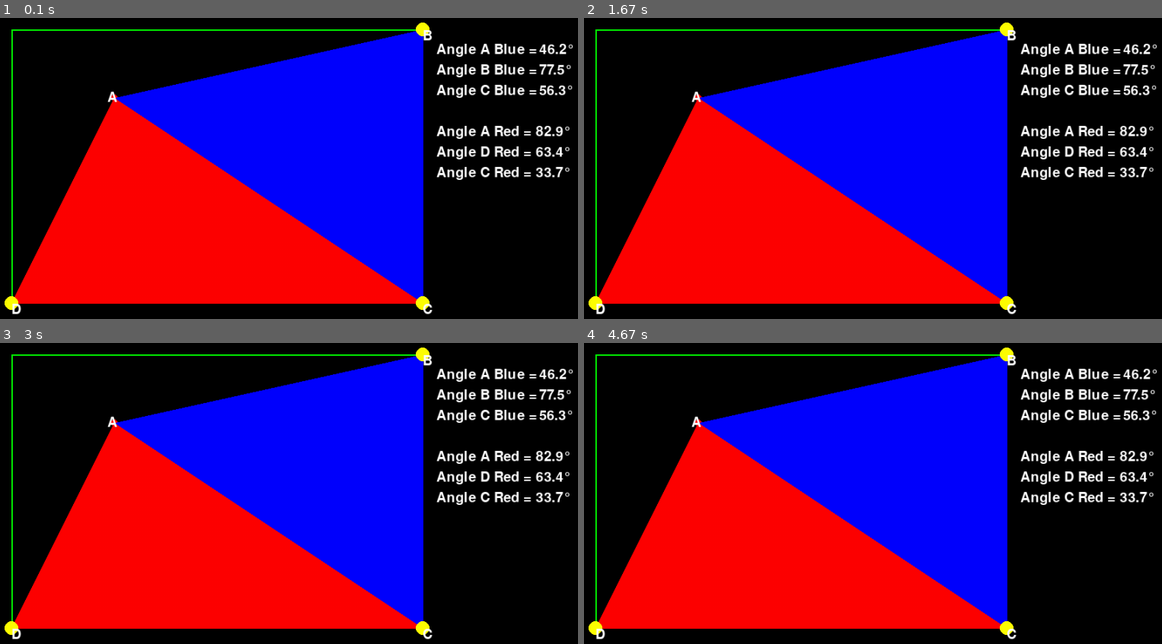
Above: before the commit, frames 1-4 (two rows, left to right).
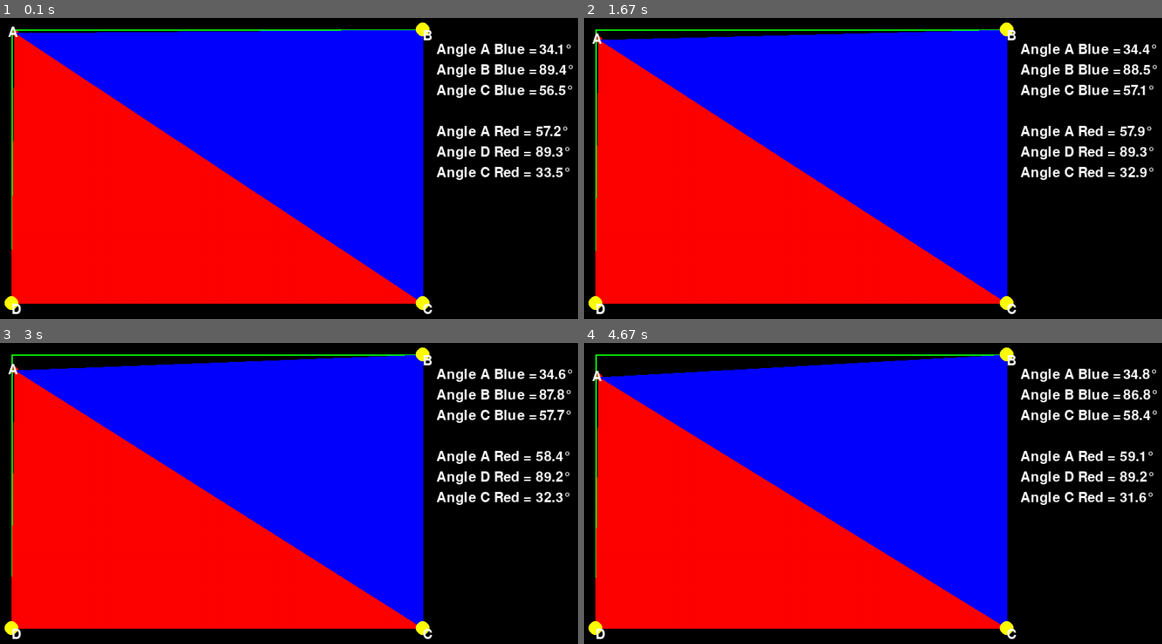
Above: after the commit, the same moments.

Repository: cs-utulsa/RoboMowerRepo
Game: pygame game, started from backend/semester2pygame.py
The game is run twice, just before and just after one commit, with the same random seed, the same clock (stepped at 60 frames per second) and the same inputs.
Inputs:
- Up to frame 1 (0.1 s): no input
- Up to frame 2 (1.67 s): no input
- Up to frame 3 (3 s): no input
- Up to frame 4 (4.67 s): no input

The runs differ from the first frame. In frame 1, 17% of the frame differs, in the area x 1-100%, y 2-94%; in frame 2, 16%; in frame 3, 16%; in frame 4, 16%.

Commit message:
Update semester2pygame.py
Signed-off-by: Tyler Tuan Tran <87620828+ttran2001@users.noreply.github.com>

Diff:
--- a/backend/semester2pygame.py
+++ b/backend/semester2pygame.py
@@ -1,5 +1,4 @@
 import math
-
 import pygame
 
 # Initialize Pygame and create a window
@@ -7,11 +6,15 @@
 screen = pygame.display.set_mode((1000, 600))
 font = pygame.font.Font(None, 30)
 
+
 # Create a dot
 dot_color = (255, 0, 0)
 dot_radius = 5
-dot_x = 200
-dot_y = 150
+dot_x = 0
+dot_y = 0
+isMaxY = False
+isMaxX = False
+
 
 # Create a rectangle to constrain the dot's movement
 constraint_rect = pygame.Rect(50, 50, 600, 400)
@@ -23,9 +26,9 @@
         if event.type == pygame.QUIT:
             running = False
 
+    """
     # Get the current state of the arrow keys
     keys = pygame.key.get_pressed()
-
     # Update the dot's position based on the arrow keys
     if keys[pygame.K_LEFT]:
         dot_x -= .25
@@ -35,6 +38,21 @@
         dot_y -= .25
     if keys[pygame.K_DOWN]:
         dot_y += .25
+    """
+
+    # Creates a snake like motion
+    if dot_x != 850 and dot_y != 450:
+        if not isMaxY:
+            dot_y += 0.10
+            if dot_y >= 450:
+                isMaxY = True
+                dot_x += 50
+        else:
+            dot_y -= 0.10
+
+            if dot_y <= 50:
+                isMaxY = False
+                dot_x += 50
 
     # constrain the dot's movement to the rectangle
     if not constraint_rect.collidepoint(dot_x, dot_y):
@@ -43,13 +61,17 @@
         dot_y = max(constraint_rect.top + dot_radius, dot_y)
         dot_y = min(constraint_rect.bottom - dot_radius, dot_y)
 
-
     # create the vectors AB, AC, BC, AD, and CD
-    AB = (dot_x - constraint_rect.topright[0], dot_y - constraint_rect.topright[1])
-    BC = (constraint_rect.bottomright[0] - constraint_rect.topright[0], constraint_rect.bottomright[1] - constraint_rect.topright[1])
-    AC = (constraint_rect.bottomright[0] - dot_x, constraint_rect.bottomright[1] - dot_y)
-    AD = (constraint_rect.bottomleft[0] - dot_x, constraint_rect.bottomleft[1] - dot_y)
-    CD = (constraint_rect.bottomright[0] - constraint_rect.bottomleft[0], constraint_rect.bottomright[1] - constraint_rect.bottomleft[1])
+    AB = (dot_x - constraint_rect.topright[0],
+          dot_y - constraint_rect.topright[1])
+    BC = (constraint_rect.bottomright[0] - constraint_rect.topright[0],
+          constraint_rect.bottomright[1] - constraint_rect.topright[1])
+    AC = (constraint_rect.bottomright[0] - dot_x,
+          constraint_rect.bottomright[1] - dot_y)
+    AD = (constraint_rect.bottomleft[0] - dot_x,
+          constraint_rect.bottomleft[1] - dot_y)
+    CD = (constraint_rect.bottomright[0] - constraint_rect.bottomleft[0],
+          constraint_rect.bottomright[1] - constraint_rect.bottomleft[1])
 
     # calculate the magnitudes of vectors
     AB_magnitude = math.sqrt(AB[0]*AB[0] + AB[1]*AB[1])
@@ -67,8 +89,8 @@
 
     # calculate the angle between the vectors
     angle_A_blue = abs(math.atan2(constraint_rect.topright[1] -
-        dot_y, constraint_rect.topright[0] - dot_x) -
-            math.atan2(constraint_rect.bottomright[1] - dot_y, constraint_rect.bottomright[0] - dot_x))
+                                  dot_y, constraint_rect.topright[0] - dot_x) -
+                       math.atan2(constraint_rect.bottomright[1] - dot_y, constraint_rect.bottomright[0] - dot_x))
     angle_A_blue = math.degrees(angle_A_blue)
 
     # calculate the dot product of the vectors
@@ -88,7 +110,6 @@
 
     angle_D_red = 180 - angle_A_red - angle_C_red
 
-
     # round the numbers to the nearest tenth
     angle_B_blue = "{:.1f}".format(angle_B_blue)
     angle_A_blue = "{:.1f}".format(angle_A_blue)
@@ -97,8 +118,6 @@
     angle_D_red = "{:.1f}".format(angle_D_red)
     angle_C_red = "{:.1f}".format(angle_C_red)
 
-
-
     # Draw the dot, the rectangle, the triangle, and the angles on the screen
     screen.fill((0, 0, 0))
     # Draw the mower as a dot
@@ -106,43 +125,54 @@
     # Draw the contraining rectangle
     pygame.draw.rect(screen, (0, 255, 0), constraint_rect, 2)
     # Draw the new triangle using the points A, B, and C
-    pygame.draw.polygon(screen, (0, 0, 255), [(dot_x, dot_y), constraint_rect.topright, constraint_rect.bottomright])
+    pygame.draw.polygon(screen, (0, 0, 255), [
+                        (dot_x, dot_y), constraint_rect.topright, constraint_rect.bottomright])
     # Draw the new triangle using the points A, C, and D
-    pygame.draw.polygon(screen, (255, 0, 0), [(dot_x, dot_y), constraint_rect.bottomright, constraint_rect.bottomleft])
-    pygame.draw.circle(screen, (255,255,0), constraint_rect.topright, 10)
-    pygame.draw.circle(screen, (255,255,0), constraint_rect.bottomright, 10)
-    pygame.draw.circle(screen, (255,255,0), constraint_rect.bottomleft, 10)
-
-
+    pygame.draw.polygon(screen, (255, 0, 0), [
+                        (dot_x, dot_y), constraint_rect.bottomright, constraint_rect.bottomleft])
+    pygame.draw.circle(screen, (255, 255, 0), constraint_rect.topright, 10)
+    pygame.draw.circle(screen, (255, 255, 0), constraint_rect.bottomright, 10)
+    pygame.draw.circle(screen, (255, 255, 0), constraint_rect.bottomleft, 10)
 
     # Draw the label of the triangle points
     screen.blit(font.render("A", True, (255, 255, 255)), (dot_x-10, dot_y-10))
-    screen.blit(font.render("B", True, (255, 255, 255)), constraint_rect.topright)
-    screen.blit(font.render("C", True, (255, 255, 255)), constraint_rect.bottomright)
-    screen.blit(font.render("D", True, (255, 255, 255)), (constraint_rect.left, constraint_rect.bottom))
-
+    screen.blit(font.render("B", True, (255, 255, 255)),
+                constraint_rect.topright)
+    screen.blit(font.render("C", True, (255, 255, 255)),
+                constraint_rect.bottomright)
+    screen.blit(font.render("D", True, (255, 255, 255)),
+                (constraint_rect.left, constraint_rect.bottom))
 
     # Draw the angle labels
-    screen.blit(font.render("Angle A Blue =", True, (255, 255, 255)), (constraint_rect.right + 20, constraint_rect.top + 20))
-    screen.blit(font.render("Angle B Blue =", True, (255, 255, 255)), (constraint_rect.right + 20, constraint_rect.top + 50))
-    screen.blit(font.render("Angle C Blue =", True, (255, 255, 255)), (constraint_rect.right + 20, constraint_rect.top + 80))
-    screen.blit(font.render("Angle A Red =", True, (255, 255, 255)), (constraint_rect.right + 20, constraint_rect.top + 140))
-    screen.blit(font.render("Angle D Red =", True, (255, 255, 255)), (constraint_rect.right + 20, constraint_rect.top + 170))
-    screen.blit(font.render("Angle C Red =", True, (255, 255, 255)), (constraint_rect.right + 20, constraint_rect.top + 200))
+    screen.blit(font.render("Angle A Blue =", True, (255, 255, 255)),
+                (constraint_rect.right + 20, constraint_rect.top + 20))
+    screen.blit(font.render("Angle B Blue =", True, (255, 255, 255)),
+                (constraint_rect.right + 20, constraint_rect.top + 50))
+    screen.blit(font.render("Angle C Blue =", True, (255, 255, 255)),
+                (constraint_rect.right + 20, constraint_rect.top + 80))
+    screen.blit(font.render("Angle A Red =", True, (255, 255, 255)),
+                (constraint_rect.right + 20, constraint_rect.top + 140))
+    screen.blit(font.render("Angle D Red =", True, (255, 255, 255)),
+                (constraint_rect.right + 20, constraint_rect.top + 170))
+    screen.blit(font.render("Angle C Red =", True, (255, 255, 255)),
+                (constraint_rect.right + 20, constraint_rect.top + 200))
 
     # Draw the angles
-    screen.blit(font.render(str(angle_A_blue)+"°", True, (255, 255, 255)), (constraint_rect.right + 170, constraint_rect.top + 20))
-    screen.blit(font.render(str(angle_B_blue)+"°", True, (255, 255, 255)), (constraint_rect.right + 170, constraint_rect.top + 50))
-    screen.blit(font.render(str(angle_C_blue)+"°", True, (255, 255, 255)), (constraint_rect.right + 170, constraint_rect.top + 80))
-    screen.blit(font.render(str(angle_A_red)+"°", True, (255, 255, 255)), (constraint_rect.right + 165, constraint_rect.top + 140))
-    screen.blit(font.render(str(angle_D_red)+"°", True, (255, 255, 255)), (constraint_rect.right + 165, constraint_rect.top + 170))
-    screen.blit(font.render(str(angle_C_red)+"°", True, (255, 255, 255)), (constraint_rect.right + 165, constraint_rect.top + 200))
-
-
+    screen.blit(font.render(str(angle_A_blue)+"°", True, (255, 255, 255)),
+                (constraint_rect.right + 170, constraint_rect.top + 20))
+    screen.blit(font.render(str(angle_B_blue)+"°", True, (255, 255, 255)),
+                (constraint_rect.right + 170, constraint_rect.top + 50))
+    screen.blit(font.render(str(angle_C_blue)+"°", True, (255, 255, 255)),
+                (constraint_rect.right + 170, constraint_rect.top + 80))
+    screen.blit(font.render(str(angle_A_red)+"°", True, (255, 255, 255)),
+                (constraint_rect.right + 165, constraint_rect.top + 140))
+    screen.blit(font.render(str(angle_D_red)+"°", True, (255, 255, 255)),
+                (constraint_rect.right + 165, constraint_rect.top + 170))
+    screen.blit(font.render(str(angle_C_red)+"°", True, (255, 255, 255)),
+                (constraint_rect.right + 165, constraint_rect.top + 200))
 
     pygame.display.update()
 
 
-
 # Quit Pygame
 pygame.quit()
